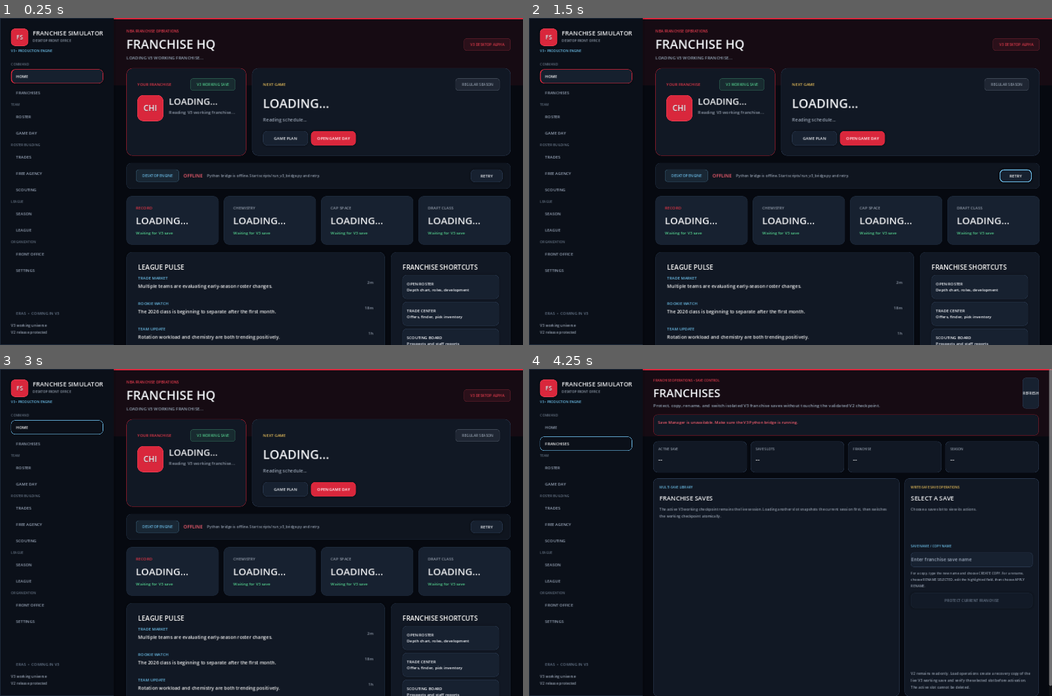
Above: before the commit, frames 1-4 (two rows, left to right).
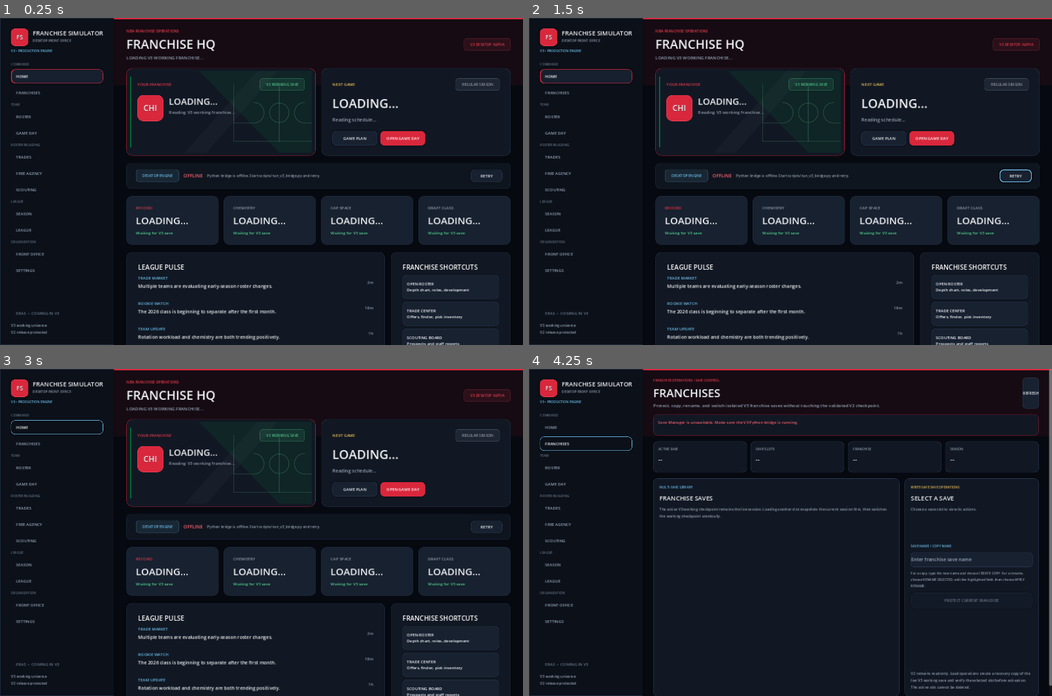
Above: after the commit, the same moments.

Repository: mklim6/NBA_Roster_Optimization_Engine
Game: Godot game, scene res://scenes/main.tscn
Two runs of this game, one before a commit and one after it. Both use one fixed random seed, a clock stepped at 60 frames per second and the inputs below.
Inputs:
- Up to frame 1 (0.25 s): no input
- Up to frame 2 (1.5 s): click "RETRY" at 0.5 s; click "RETRY" at 1.25 s
- Up to frame 3 (3 s): click "RETRY" at 2 s; click "HOME" at 2.75 s
- Up to frame 4 (4.25 s): click "FRANCHISES" at 3.5 s

The runs differ from the first frame. In frame 1, 2.2% of the frame differs, in the area x 24-82%, y 15-43%; in frame 2, 2.2%; in frame 3, 2.2%; in frame 4, nothing differs.

Commit message:
V3 Batch 20N branded Home court artwork and balanced hero layout

Diff:
--- /dev/null
+++ b/godot_client/scripts/franchise_hero_art_v3.gd
@@ -0,0 +1,45 @@
+extends Control
+
+# Batch 20N: lightweight vector court artwork; redraw only on resize or branding.
+var primary := Color("007a33")
+var secondary := Color("ffffff")
+var team := ""
+
+func _ready() -> void:
+	mouse_filter = Control.MOUSE_FILTER_IGNORE
+	clip_contents = true
+	resized.connect(queue_redraw)
+
+func apply_team_brand(abbreviation: String, first: Color, second: Color) -> void:
+	team = abbreviation
+	primary = first
+	secondary = second
+	queue_redraw()
+
+func _draw() -> void:
+	if size.x < 1 or size.y < 1:
+		return
+	var glow := primary.lerp(Color.WHITE, 0.35)
+	# Layered arena light gives the panel depth without an animated background.
+	draw_colored_polygon(PackedVector2Array([
+		Vector2(size.x * 0.38, 0), Vector2(size.x, 0),
+		Vector2(size.x, size.y), Vector2(size.x * 0.82, size.y)
+	]), Color(primary, 0.13))
+	draw_colored_polygon(PackedVector2Array([
+		Vector2(size.x * 0.70, 0), Vector2(size.x * 0.81, 0),
+		Vector2(size.x * 0.42, size.y), Vector2(size.x * 0.30, size.y)
+	]), Color(secondary, 0.025))
+	var court := Rect2(Vector2(size.x * 0.57, size.y * 0.16), Vector2(size.x * 0.50, size.y * 0.70))
+	var ink := Color(glow, 0.25)
+	draw_rect(court, ink, false, 1.2)
+	var mid := Vector2(court.position.x + court.size.x * 0.5, court.get_center().y)
+	draw_line(Vector2(mid.x, court.position.y), Vector2(mid.x, court.end.y), ink, 1.2, true)
+	draw_arc(mid, court.size.y * 0.17, 0, TAU, 48, ink, 1.2, true)
+	for x in [court.position.x, court.end.x]:
+		var sign_value := 1.0 if x == court.position.x else -1.0
+		var key := Rect2(Vector2(x if sign_value > 0 else x - court.size.x * 0.22, court.position.y + court.size.y * 0.32), Vector2(court.size.x * 0.22, court.size.y * 0.36))
+		draw_rect(key, ink, false, 1.2)
+		draw_arc(Vector2(x + sign_value * court.size.x * 0.22, mid.y), court.size.y * 0.18, -PI * 0.5 if sign_value > 0 else PI * 0.5, PI * 0.5 if sign_value > 0 else PI * 1.5, 24, ink, 1.2, true)
+	# A restrained team monogram anchors the identity without requiring bitmap assets.
+	draw_string(get_theme_default_font(), Vector2(size.x * 0.63, size.y * 0.86), team, HORIZONTAL_ALIGNMENT_LEFT, -1, 56, Color(glow, 0.10))
+	draw_line(Vector2(0, 16), Vector2(0, size.y - 16), Color(primary, 0.95), 5.0, true)
--- a/godot_client/scripts/main.gd
+++ b/godot_client/scripts/main.gd
@@ -14,6 +14,7 @@
 const DesignSystemV3 = preload("res://scripts/design_system_v3.gd")
 const UiComponentsV3 = preload("res://scripts/ui_components_v3.gd")
 const TeamBrandingV3 = preload("res://scripts/team_branding_v3.gd")
+const FranchiseHeroArtV3 = preload("res://scripts/franchise_hero_art_v3.gd")
 const UxPolishV3 = preload("res://scripts/ux_polish_v3.gd")
 
 const BRIDGE_URL := "http://127.0.0.1:8765/health"
@@ -95,6 +96,7 @@
 var background_top_band: ColorRect
 var background_accent_line: ColorRect
 var header_eyebrow_label: Label
+var franchise_hero_art: Control
 var team_card_panel: PanelContainer
 var team_badge_panel: PanelContainer
 var team_card_eyebrow_label: Label
@@ -533,8 +535,12 @@
 
 func _build_team_card() -> Control:
 	team_card_panel = _card(Vector2(330, 220))
+	team_card_panel.size_flags_horizontal = Control.SIZE_EXPAND_FILL
 	var card := team_card_panel
 	card.add_theme_stylebox_override("panel", _box(PANEL, 16, Color(active_team_primary, 0.72)))
+	franchise_hero_art = FranchiseHeroArtV3.new()
+	franchise_hero_art.mouse_filter = Control.MOUSE_FILTER_IGNORE
+	card.add_child(franchise_hero_art)
 	var body := _card_body(card, 20)
 	body.add_theme_constant_override("separation", 12)
 
@@ -2962,6 +2968,8 @@
 	if long_action_spinner_label != null:
 		long_action_spinner_label.add_theme_color_override("font_color", active_team_hover)
 
+	if franchise_hero_art != null:
+		franchise_hero_art.apply_team_brand(team_key, active_team_primary, active_team_secondary)
 	if team_card_panel != null:
 		team_card_panel.add_theme_stylebox_override(
 			"panel",
Not shown, added: src/validate_v3_batch20n_home_hero.py
